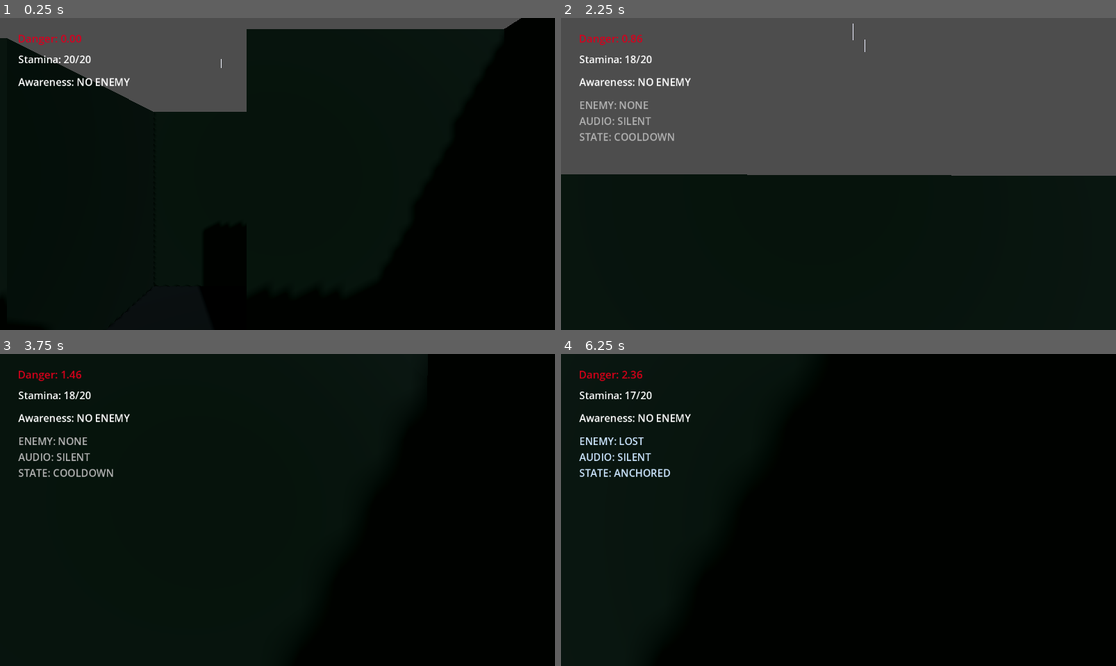
Above: before the commit, frames 1-4 (two rows, left to right).
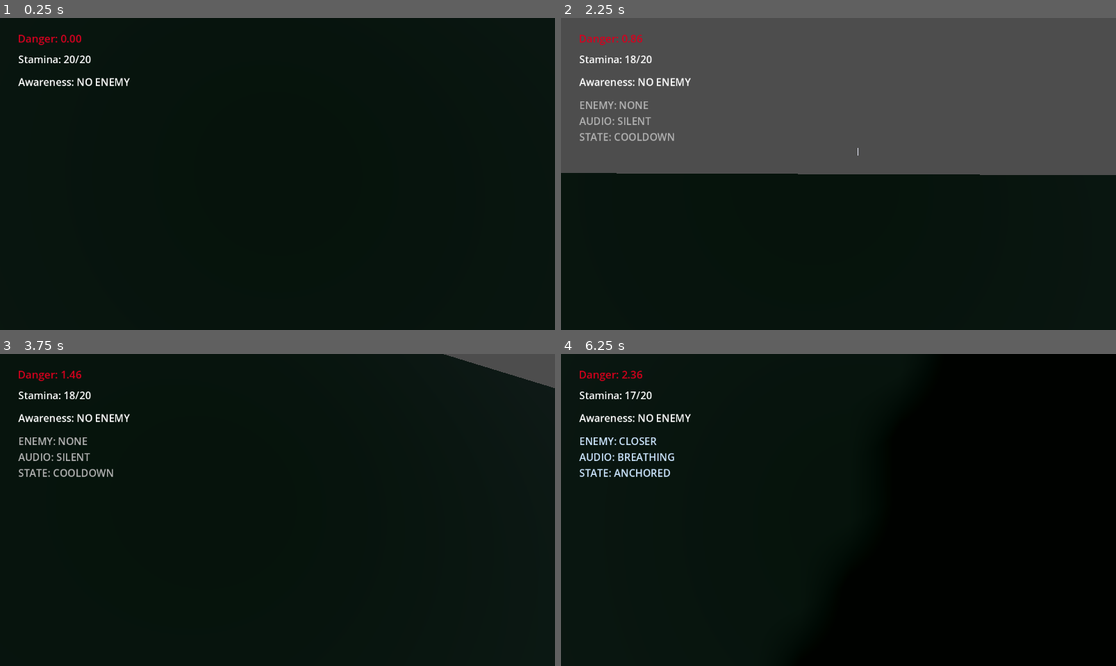
Above: after the commit, the same moments.

Repository: shrg29/finalprojectATCG
Game: Godot game, scene res://scenes/test_level.tscn
Two runs of this game, one before a commit and one after it. Both use one fixed random seed, a clock stepped at 60 frames per second and the inputs below.
Inputs (mouse positions are in pixels of both pictures, inside the frame that each line leads up to):
- Up to frame 1 (0.25 s): no input
- Up to frame 2 (2.25 s): tap Enter at 0.5 s; move the mouse to (866, 174) at 0.52 s; hold Shift (sprint) 0.53-1.28 s; hold W (move_forward) from 0.53 s (still down); tap Space (jump) at 0.77, 0.8, 1.07, 1.35, 1.52, 1.82, 2 s; move the mouse to (810, 174) at 1.27 s; tap Shift (sprint) at 1.55 s; move the mouse to (849, 167) at 2.02 s; hold Shift (sprint) from 2.03 s (still down)
- Up to frame 3 (3.75 s): keep holding W (move_forward); tap Space (jump) at 2.3, 3.02, 3.32, 3.6 s; move the mouse to (271, 516) at 2.77 s; release Shift (sprint) at 2.78 s; tap Shift (sprint) at 2.85 s; move the mouse to (316, 513) at 3.52 s
- Up to frame 4 (6.25 s): tap Space (jump) at 3.77, 4.07, 4.52, 4.82, 5.3, 5.85, 6.02 s; move the mouse to (794, 506) at 4.27 s; tap Shift (sprint) at 4.35, 6.05 s; move the mouse to (844, 510) at 5.02 s; hold Shift (sprint) 5.03-5.78 s; move the mouse to (816, 503) at 5.77 s; release W (move_forward) at 5.78 s; hold D (move_right) from 5.78 s (still down)

The runs differ from the first frame. In frame 1, 11% of the frame differs, in the area x 0-94%, y 0-31%; in frame 2, 0.3%; in frame 3, 1.1%; in frame 4, 0.3%.

Commit message:
enemy logic update

Diff:
--- /dev/null
+++ b/final-project-actg/scenes/anchor_zone.tscn
@@ -0,0 +1,10 @@
+[gd_scene load_steps=2 format=3 uid="uid://0fcw45wkoyjr"]
+
+[sub_resource type="SphereShape3D" id="SphereShape3D_b200k"]
+radius = 7.0
+
+[node name="AnchorZone" type="Area3D"]
+collision_layer = 33
+
+[node name="CollisionShape3D" type="CollisionShape3D" parent="."]
+shape = SubResource("SphereShape3D_b200k")
--- a/final-project-actg/scenes/test_level.tscn
+++ b/final-project-actg/scenes/test_level.tscn
@@ -61,6 +61,8 @@
 [node name="TestLevel" type="Node3D"]
 
 [node name="Maze" parent="." instance=ExtResource("4_x4b8f")]
+maze_width = 5
+maze_height = 5
 
 [node name="MoonLight" type="DirectionalLight3D" parent="."]
 transform = Transform3D(0.8660254, -0.3535534, 0.3535534, 0, 0.7071068, 0.7071068, -0.5, -0.61237246, 0.61237246, -0.2537079, 1.2563438, -0.6434746)
--- a/final-project-actg/scripts/enemy_director.gd
+++ b/final-project-actg/scripts/enemy_director.gd
@@ -20,8 +20,18 @@
 @export var anchors_count := 60
 @export var anchor_y := 1.0
 
+@export var anchor_zone_scene: PackedScene
+@export var anchor_zone_radius := 6.0 # meters
+var _zone: Area3D = null
+var _player_in_zone := false
+
+# --- danger-driven behaviour tuning (director only) ---
+@export var danger_zone_radius_bonus := 0.6 # up to +60% radius at max danger
+@export var manifest_view_dot_min := 0.68   # more danger => wider cone (lower dot)
+# -----------------------------------------------
+
 #timing/pacing
-@export var base_anchor_interval := 8.0         #seconds between anchor picks when calm
+@export var base_anchor_interval := 20.0       #seconds between anchor picks when calm
 @export var sprint_interval_multiplier := 0.45  #sprinting => shorter interval (more frequent picks)
 @export var danger_interval_factor := 0.35      #danger pushes interval down (0..1 factor weight)
 
@@ -30,13 +40,19 @@
 @export var danger_cooldown_factor := 0.5
 
 #distances (in meters)
-@export var far_dist := 18.0
+@export var far_dist := 22.0
 @export var mid_dist := 12.0
 @export var near_dist := 7.0
+@export var min_pick_distance := 14.0      #anchors must be at least this far when chosen
+@export var max_pick_distance := 26.0     # optional cap, set to e.g. 60.0 if you want
+@export var pick_attempts := 25            #tries before fallback
 
 #anchor must be this close AND visible to manifest
-@export var manifest_distance := 10.0
+@export var manifest_distance := 8.0
 @export var manifest_view_dot := 0.85
+
+@export var manifest_los_distance := 10.0  # within this distance we require LOS
+@export var manifest_no_los_distance := 6.0 # within this distance LOS not required (around-corner allowance)
 
 #if player looks away after manifest, we clear anchor after a short grace
 @export var lose_sight_clear_time := 0.35
@@ -45,6 +61,10 @@
 #punish spawn
 @export var punish_distance_from_camera := 1.2
 @export var punish_duration := 1.2
+
+var _aggression := 0.0 # 0..1
+@export var aggression_up := 0.20   # per second when chasing/noisy
+@export var aggression_down := 0.12 # per second when cautious
 
 #audio
 @export var cue_far: AudioStream
@@ -63,11 +83,22 @@
 @export var breath_db_mid := -8.0
 @export var breath_db_near := -2.0
 
+@export var tier_hysteresis := 1.0
+var _current_tier := -1
+
+#linger: enemy waits for player reaction before leaving
+@export var linger_time_near := 20.0 # seconds it can stay even if you look away
+var _linger_timer := 0.0
+
+
+#manifest stability (prevents instant dip from LOS quirks)
+@export var min_manifest_time := 0.8 # seconds enemy must exist before it can disappear
+var _manifest_timer := 0.0
+
 var _repick_timer := 0.0
 
 var _debug_markers_root: Node3D
 var _debug_timer := 0.0
-
 
 var _maze: Node3D
 var _player: Node3D
@@ -117,13 +148,23 @@
 	#cooldown is the beginning state
 	_enter_cooldown("start")
 
+
 func _process(delta: float) -> void:
 	if _maze == null or _player == null:
 		return
+
 	#every frame it updates audio fade and pitch
 	_update_audio(delta)
 	if debug_enabled and debug_show_anchor_markers:
 		_highlight_active_anchor() #currently chosen anchor is a bit bigger
+
+	# --- update aggression from player danger ---
+	var danger01 := _get_player_danger01()
+	# more danger => aggression rises, calm => drops
+	var target_aggr := danger01
+	var rate := aggression_up if danger01 > _aggression else aggression_down
+	_aggression = move_toward(_aggression, target_aggr, rate * delta)
+	# ------------------------------------------
 
 	match _state:
 		#enemy waits until cooldown ends so it can anchor itself
@@ -132,21 +173,37 @@
 			_timer -= delta
 			if _timer <= 0.0:
 				_pick_new_anchor()
+
 		#computing the distance between player and anchor
 		#setting audio targets + breathing
 		State.ANCHORED:
+			# 1) ALWAYS drive audio from the current anchor
 			_update_anchor_pressure(delta)
-			_repick_timer -= delta
-			if _repick_timer <= 0.0:
-		#picks a new anchor
-		#more often when sprinting/high danger level
-				_pick_new_anchor()
-				return
+
+			# keep detection zone radius synced with danger (so corner spawns feel "pre-existing")
+			_update_zone_radius()
+
+			# 2) Measure distance AFTER audio targets are set
+			var d := _player.global_position.distance_to(_anchor_pos)
+			var tier := _get_tier(d)
+
+			# 3) Only repick if NOT engaged (prevents audio jumping)
+			#    NEW: if player is in mid or near (tier >= 1) OR inside zone, freeze anchor
+			var engaged := (tier >= 1) or _player_in_zone
+			if not engaged:
+				_repick_timer -= delta
+				if _repick_timer <= 0.0:
+					_pick_new_anchor()
+					return
+
+			# 4) Check manifest last
 			if _can_manifest_now():
 				_manifest_at_anchor()
+
 		#if anchor is close enough and visible, spawn real enemy
 		State.MANIFESTED:
 			_update_manifested(delta)
+
 		#if player looks at the enemy for too long - punish
 		State.PUNISH:
 			_timer -= delta
@@ -155,6 +212,7 @@
 
 	#updates every half a second
 	_debug_update(delta)
+
 
 #anchor generation/picking
 func _generate_anchors() -> void:
@@ -163,21 +221,132 @@
 		var p := Vector3(_maze.call("get_random_cell_world_position", anchor_y))
 		_anchors.append(p)
 
+
 #having exactly one active anchor
 func _pick_new_anchor() -> void:
 	if _anchors.is_empty():
 		return
 
-	#pick a different index than last time if possible
-	var new_idx := randi() % _anchors.size()
-	if _anchors.size() > 1 and new_idx == _anchor_index:
-		new_idx = (new_idx + 1) % _anchors.size()
-
-	_anchor_index = new_idx
+	var player_pos: Vector3 = _player.global_position
+	var best_idx := -1
+	var best_d := -1.0
+
+	for attempt in pick_attempts:
+		var idx := randi() % _anchors.size()
+		if _anchors.size() > 1 and idx == _anchor_index:
+			continue
+
+		var p := _anchors[idx]
+		var d := player_pos.distance_to(p)
+
+		#reject anchors that are too close (prevents random “VERY CLOSE”)
+		if d < min_pick_distance:
+			continue
+
+		#reject anchors that are insanely far
+		if d > max_pick_distance:
+			continue
+
+		best_idx = idx
+		best_d = d
+		break
+
+	#fallback: if we couldn't find a valid one, pick the farthest we can (still avoids close jumps)
+	if best_idx == -1:
+		for i in _anchors.size():
+			if i == _anchor_index:
+				continue
+			var d2 := player_pos.distance_to(_anchors[i])
+			if d2 > best_d:
+				best_d = d2
+				best_idx = i
+
+	if best_idx == -1:
+		return
+
+	_anchor_index = best_idx
 	_anchor_pos = _anchors[_anchor_index]
+
+	_spawn_or_move_zone()
+
 	_state = State.ANCHORED
 	_lose_sight_timer = 0.0
 	_repick_timer = _get_next_anchor_interval()
+
+
+func _spawn_or_move_zone() -> void:
+	# cleanup old
+	if is_instance_valid(_zone):
+		_zone.queue_free()
+	_zone = null
+	_player_in_zone = false
+
+	if anchor_zone_scene == null:
+		push_warning("EnemyDirector: anchor_zone_scene not assigned.")
+		return
+
+	_zone = anchor_zone_scene.instantiate() as Area3D
+	if _zone == null:
+		push_warning("EnemyDirector: AnchorZone scene root must be Area3D.")
+		return
+
+	get_tree().current_scene.add_child(_zone)
+	_zone.global_position = _anchor_pos
+
+	# set radius at runtime (so you can tune in inspector)
+	var cs: CollisionShape3D = _zone.get_node_or_null("CollisionShape3D") as CollisionShape3D
+	if cs and cs.shape is SphereShape3D:
+		(cs.shape as SphereShape3D).radius = anchor_zone_radius
+
+	_zone.body_entered.connect(_on_zone_body_entered)
+	_zone.body_exited.connect(_on_zone_body_exited)
+
+func _update_zone_radius() -> void:
+	if not is_instance_valid(_zone):
+		return
+
+	# get_node_or_null returns Variant -> do NOT use :=
+	var node: Node = _zone.get_node_or_null("CollisionShape3D")
+	var cs: CollisionShape3D = node as CollisionShape3D
+	if cs == null:
+		return
+
+	# cs.shape is also Variant-ish -> do NOT use :=
+	var sphere: SphereShape3D = cs.shape as SphereShape3D
+	if sphere == null:
+		return
+
+	var danger01: float = _get_player_danger01()
+
+	# walking -> small detection radius
+	# sprinting -> large detection radius
+	var sprint_mult: float = 1.35 if _is_sprinting else 1.0
+
+	# more danger => bigger radius (up to +60%)
+	var danger_mult: float = 1.0 + danger_zone_radius_bonus * danger01
+
+	sphere.radius = anchor_zone_radius * danger_mult * sprint_mult
+
+
+
+func _on_zone_body_entered(b: Node) -> void:
+	if b == _player:
+		_player_in_zone = true
+		print("PLAYER ENTERED ZONE")
+
+func _on_zone_body_exited(b: Node) -> void:
+	if b == _player:
+		_player_in_zone = false
+		print("PLAYER EXITED ZONE")
+
+
+
+func _get_tier(d: float) -> int:
+	if d <= near_dist: return 2 # near
+	if d <= mid_dist: return 1  # mid
+	if d <= far_dist: return 0  # far
+	return -1                  # silent
+
 
 #debug spheres for anchors
 func _create_debug_markers() -> void:
@@ -195,6 +364,7 @@
 		m.mesh = sphere
 		m.global_position = _anchors[i]
 		_debug_markers_root.add_child(m)
+
 
 func _highlight_active_anchor() -> void:
 	#scale the active one up
@@ -208,6 +378,7 @@
 			child.scale = Vector3.ONE * 2.5
 		else:
 			child.scale = Vector3.ONE
+
 
 #audio choosing based off of distance
 func _update_anchor_pressure(delta: float) -> void:
@@ -228,11 +399,13 @@
 		_t_breath_pitch = breath_pitch_mid
 		_set_audio_targets(off_db, off_db, off_db)            #silent
 
+
 func _set_audio_targets(far_db: float, breath_db: float, tense_db: float) -> void:
 	_t_far = far_db
 	_t_breath = breath_db
 	_t_tense = tense_db
 
+
 func _update_audio(delta: float) -> void:
 	if _p_far:
 		_p_far.volume_db = lerp(_p_far.volume_db, _t_far, delta * audio_fade_speed)
@@ -243,6 +416,7 @@
 
 	if _p_tense:
 		_p_tense.volume_db = lerp(_p_tense.volume_db, _t_tense, delta * audio_fade_speed)
+
 
 #udio system (3 layers)
 func _build_audio() -> void:
@@ -250,16 +424,31 @@
 	_p_breath = _make_player(cue_breath)
 	_p_tense = _make_player(cue_tense)
 
-#manifesting enemy under conditions
+
 func _can_manifest_now() -> bool:
-	var player_pos: Vector3 = _player.global_position
-	var d := player_pos.distance_to(_anchor_pos)
-	if d > manifest_distance:
+	# If we are CLOSE, spawn no matter what (so it feels like it was already there)
+	var d: float = _player.global_position.distance_to(_anchor_pos)
+	if d <= near_dist:
+		return true
+
+	# Must be inside detection zone (maze-friendly, no LOS-to-point requirement)
+	if not _player_in_zone:
 		return false
 
-	#based on distance to anchor
-	#if player can see the anchor point
-	return bool(_player.call("can_see_point", _anchor_pos, manifest_view_dot))
+	# Otherwise require player to face the anchor (awareness gameplay)
+	var danger01: float = _get_player_danger01()
+	var dot_needed: float = float(lerp(manifest_view_dot, manifest_view_dot_min, danger01))
+	return _is_player_facing_anchor(dot_needed)
+
+
+func _is_player_facing_anchor(dot_threshold: float) -> bool:
+	var cam := _player.get_node("CameraPivot/Camera3D") as Camera3D
+	if cam == null:
+		return false
+	var forward := (-cam.global_transform.basis.z).normalized()
+	var to_anchor := (_anchor_pos - cam.global_position).normalized()
+	return forward.dot(to_anchor) >= dot_threshold
+
 
 #spawning real enemy node to anchor and adds it to the group "enemy"
 func _manifest_at_anchor() -> void:
@@ -280,6 +469,8 @@
 
 	_state = State.MANIFESTED
 	_lose_sight_timer = 0.0
+	_manifest_timer = 0.0
+	_linger_timer = 0.0
 
 #checking if player sees the enemy
 func _update_manifested(delta: float) -> void:
@@ -289,15 +480,44 @@
 	if _manifested == null:
 		_state = State.ANCHORED
 		return
+
+	#lock enemy for a short time so it doesn't "dip" instantly in a maze
+	_manifest_timer += delta
+	if _manifest_timer < min_manifest_time:
+		return
+
 	#if player looks aways, enemy disappears
 	#cooldown starts
-	var sees: bool = bool(_player.call("is_enemy_visible", _manifested))
-	if sees:
+	var d: float = _player.global_position.distance_to(_anchor_pos)
+
+	# IMPORTANT: in very close range, do NOT rely on LOS.
+	# LOS flickers around corners / near walls and causes instant "dips".
+	# Use facing cone only to decide if player "looked away".
+	if d <= near_dist:
+		_linger_timer += delta
+
+	var danger01: float = _get_player_danger01()
+	var dot_needed: float = float(lerp(manifest_view_dot, manifest_view_dot_min, danger01))
+
+		# While lingering, do NOT demanifest just because the player looks away.
+		# This allows the player to freeze, rotate camera, panic, etc.
+	if _linger_timer < linger_time_near:
+			# Optional: if player IS facing him, reset lose-sight so punish has time to happen
+		if _is_player_facing_anchor(dot_needed):
+			_lose_sight_timer = 0.0
+		return
+
+		# After linger time is over, return to normal "look away -> disappear" behaviour
+	if _is_player_facing_anchor(dot_needed):
 		_lose_sight_timer = 0.0
-	else:
-		_lose_sight_timer += delta
-		if _lose_sight_timer >= lose_sight_clear_time:
-			_demanifest_and_clear("player looked away")
+		return
+
+	_lose_sight_timer += delta
+	if _lose_sight_timer >= lose_sight_clear_time:
+		_demanifest_and_clear("linger ended, player looked away")
+	return
+
+
 
 #punishment system
 #emitted when look timer exceeds treshold
@@ -308,6 +528,7 @@
 
 	_start_punish()
 
+
 #delets the manifested enemy and spawns it in front of the camera
 func _start_punish() -> void:
 	_state = State.PUNISH
@@ -338,6 +559,7 @@
 
 	#push audio hard tense
 	_set_audio_targets(off_db, active_db, active_db)
+
 
 #removes enemy and goes cooldown
 func _end_punish() -> void:
@@ -349,6 +571,7 @@
 	_set_audio_targets(off_db, off_db, off_db)
 	_enter_cooldown("punish ended")
 
+
 func _demanifest_and_clear(reason: String = "") -> void:
 	if is_instance_valid(_manifested):
 		_manifested.queue_free()
@@ -358,6 +581,7 @@
 	_set_audio_targets(off_db, off_db, off_db)
 	_enter_cooldown(reason)
 
+
 #coldown + pacing influenced by sprint/danger
 func _enter_cooldown(reason: String = "") -> void:
 	_state = State.COOLDOWN
@@ -366,13 +590,18 @@
 	var cd := base_cooldown
 
 	#running slows recovery => longer cooldown
+	# NOTE: gameplay request: sprint should reduce cooldown pressure (more frequent attacks),
+	# so we MULTIPLY by sprint_cooldown_multiplier (0.6 => shorter cooldown).
 	if _is_sprinting:
-		cd = cd / max(0.05, sprint_cooldown_multiplier)
+		cd *= sprint_cooldown_multiplier
 
 	#more danger => longer cooldown
-	cd *= lerp(1.0, 1.0 + danger_cooldown_factor, danger)
-
-	_timer = cd
+	# NOTE: gameplay request: more danger => shorter cooldown (more aggressive),
+	# so we reduce cooldown as danger rises.
+	cd *= lerp(1.0, 1.0 - danger_cooldown_factor, danger)
+
+	_timer = max(0.2, cd)
+
 
 #depends on player style of play
 func _get_next_anchor_interval() -> float:
@@ -385,7 +614,11 @@
 	#danger reduces interval => more frequent anchor selection
 	interval *= lerp(1.0, 1.0 - danger_interval_factor, danger)
 
+	# a bit extra pressure from aggression
+	interval *= lerp(1.0, 0.75, _aggression)
+
 	return max(0.8, interval)
+
 
 func _get_player_danger01() -> float:
 	# Variant-safe: if property missing, get() returns null -> float(null)=0.0
@@ -395,8 +628,10 @@
 		return 0.0
 	return clamp(dl / md, 0.0, 1.0)
 
+
 func _on_player_sprinting_changed(s: bool) -> void:
 	_is_sprinting = s
+
 
 func _make_player(stream: AudioStream) -> AudioStreamPlayer:
 	var p := AudioStreamPlayer.new()
@@ -407,6 +642,7 @@
 	if stream != null:
 		p.play()
 	return p
+
 
 #UI debug for enemy closeness
 func _debug_update(delta: float) -> void:
--- a/final-project-actg/scripts/player.gd
+++ b/final-project-actg/scripts/player.gd
@@ -7,8 +7,8 @@
 
 
 #basic player vars
-@export var speed = 2.0
-@export var sprint_speed := 7.0
+@export var speed = 1.5
+@export var sprint_speed := 5.0
 @export var mouse_sensitivity = 0.2
 @export var gravity : float = -9.8
 @export var jump_velocity := 4.5
@@ -34,7 +34,7 @@
 #decreases while walking/standing still
 @export var danger_decrease_rate := 0.25
 #upper limit danger
-@export var max_danger := 10.0
+@export var max_danger := 20.0
 #sprint multiplies danger level
 @export var sprint_danger_multiplier := 5.0
 
